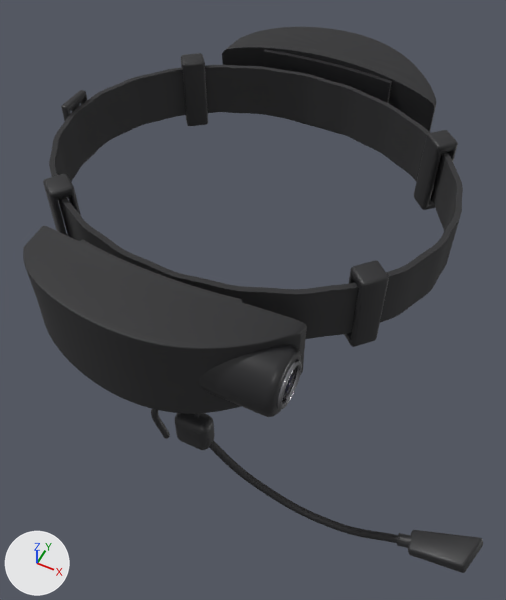
The glTF model models/headset_montado_v3.glb as it was, and as the next commit left it.
One viewpoint serves both versions: a 50 mm lens placed at (0.119, -0.235, 0.237), pointed at (0.013, -0.024, -0.027). Arrows for +X, +Y and +Z are at lower left; the lights stay in place. The older version comes first. Where no turn or scale is listed for an object, it has been applied to the vertices.

The older version as bpy lines, for what is in view:
```python
me_cube_003 = bpy.data.meshes.new('Cube.003')
me_cube_003.from_pydata(...)  # 104 vertices, 208 faces; spans x -0.0075..0.0075, y -0.0075..0.0075, z -0.0195..0.0195
me_cube_003.materials.append(mat_plastico_encaixe)  # black #272729
me_cube_005 = bpy.data.meshes.new('Cube.005')
me_cube_005.from_pydata(...)  # 104 vertices, 208 faces; spans x -0.0075..0.0075, y -0.0074..0.0074, z -0.0195..0.0195
me_cube_005.materials.append(mat_plastico_encaixe)  # black #272729
me_cube_007 = bpy.data.meshes.new('Cube.007')
me_cube_007.from_pydata(...)  # 104 vertices, 208 faces; spans x -0.0075..0.0075, y -0.0075..0.0075, z -0.0195..0.0195
me_cube_007.materials.append(mat_plastico_encaixe)  # black #272729
me_cube_009 = bpy.data.meshes.new('Cube.009')
me_cube_009.from_pydata(...)  # 104 vertices, 208 faces; spans x -0.0075..0.0075, y -0.0074..0.0074, z -0.0195..0.0195
me_cube_009.materials.append(mat_plastico_encaixe)  # black #272729
me_cylinder_001 = bpy.data.meshes.new('Cylinder.001')
me_cylinder_001.from_pydata(...)  # 9999 vertices, 19994 faces; spans x -0.0939..0.0271, y -0.0213..0.0173, z -0.0225..0.0218
me_cylinder_001.materials.append(mat_corpo_fosco)  # black #272729
ob_novomodulo = bpy.data.objects.new('NovoModulo', me_cylinder_001)
ob_novomodulo.location = (0.036, -0.097, 0.025)
ob_presilha_d_132 = bpy.data.objects.new('Presilha_D_132', me_cube_005)
ob_presilha_d_132.location = (-0.0639, -0.0583, 0.025)
ob_presilha_d_38 = bpy.data.objects.new('Presilha_D_38', me_cube_003)
ob_presilha_d_38.location = (0.0753, -0.0483, 0.025)
ob_presilha_e_132 = bpy.data.objects.new('Presilha_E_132', me_cube_009)
ob_presilha_e_132.location = (-0.0639, 0.0583, 0.025)
ob_presilha_e_38 = bpy.data.objects.new('Presilha_E_38', me_cube_007)
ob_presilha_e_38.location = (0.0753, 0.0483, 0.025)
# also in view: 'Haste_Mic' at (0.073, -0.099, -0.046); 'Cabeca_Mic' at (0.138, -0.09, -0.057); 'Barril' at (0.036, -0.097, 0.025); 'ModuloBateria' at (0.003, 0.099, 0.025); 'Berco_E' at (0.002, 0.085, 0.025)
```
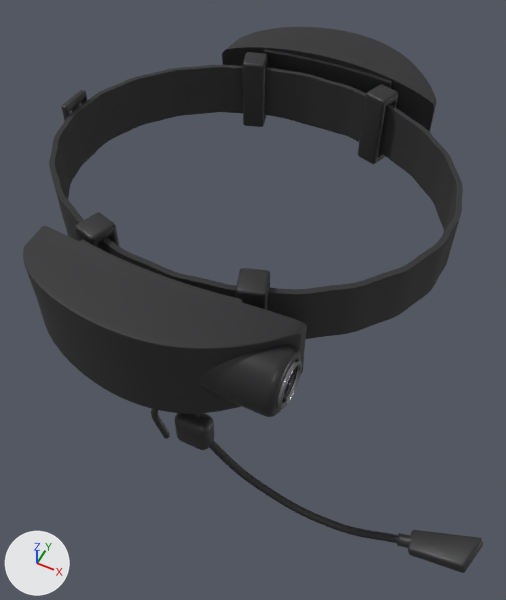
Pixel boxes (x1, y1, x2, y2) of what changed, in the pictures (506 x 600 px):
'Presilha_D_38', deleted (black): before (344, 260, 389, 347)
'Presilha_E_67', added (black): after (358, 84, 398, 164)
'Presilha_E_38', deleted (black): before (414, 130, 458, 210)
'Presilha_E_111', added (black): after (242, 52, 268, 127)
'Presilha_E_132', deleted (black): before (181, 53, 208, 126)
'Presilha_D_67', added (black): after (236, 268, 270, 310)
'Presilha_D_132', deleted (black): before (43, 174, 81, 236)
'Presilha_D_111', added (black): after (75, 212, 120, 248)

What the commit changed:
Mesh me_cube_009_1 is new.
It has 104 vertices, 208 faces and spans x -0.0073..0.0073, y -0.0076..0.0076, z -0.0195..0.0195.
It uses material mat_plastico_encaixe (black #272729).
Mesh me_cube_007_1 is new.
It has 104 vertices, 208 faces and spans x -0.0074..0.0074, y -0.0077..0.0077, z -0.0195..0.0195.
It uses material mat_plastico_encaixe (black #272729).
Mesh me_cube_005_1 is new.
It has 104 vertices, 208 faces and spans x -0.0073..0.0073, y -0.0076..0.0076, z -0.0195..0.0195.
It uses material mat_plastico_encaixe (black #272729).
Mesh me_cube_003_1 is new.
It has 104 vertices, 208 faces and spans x -0.0074..0.0074, y -0.0077..0.0077, z -0.0195..0.0195.
It uses material mat_plastico_encaixe (black #272729).
Object 'Presilha_D_38' (ob_presilha_d_38) is deleted.
Object 'Presilha_D_132' (ob_presilha_d_132) is deleted.
Object 'Presilha_E_38' (ob_presilha_e_38) is deleted.
Object 'Presilha_E_132' (ob_presilha_e_132) is deleted.
Object 'Presilha_E_111' (ob_presilha_e_111) is new; it shows me_cube_009_1.
Its location is (-0.0342, 0.0733, 0.025).
Object 'Presilha_E_67' (ob_presilha_e_67) is new; it shows me_cube_007_1.
Its location is (0.0373, 0.0722, 0.025).
Object 'Presilha_D_111' (ob_presilha_d_111) is new; it shows me_cube_005_1.
Its location is (-0.0342, -0.0733, 0.025).
Object 'Presilha_D_67' (ob_presilha_d_67) is new; it shows me_cube_003_1.
Its location is (0.0373, -0.0722, 0.025).
